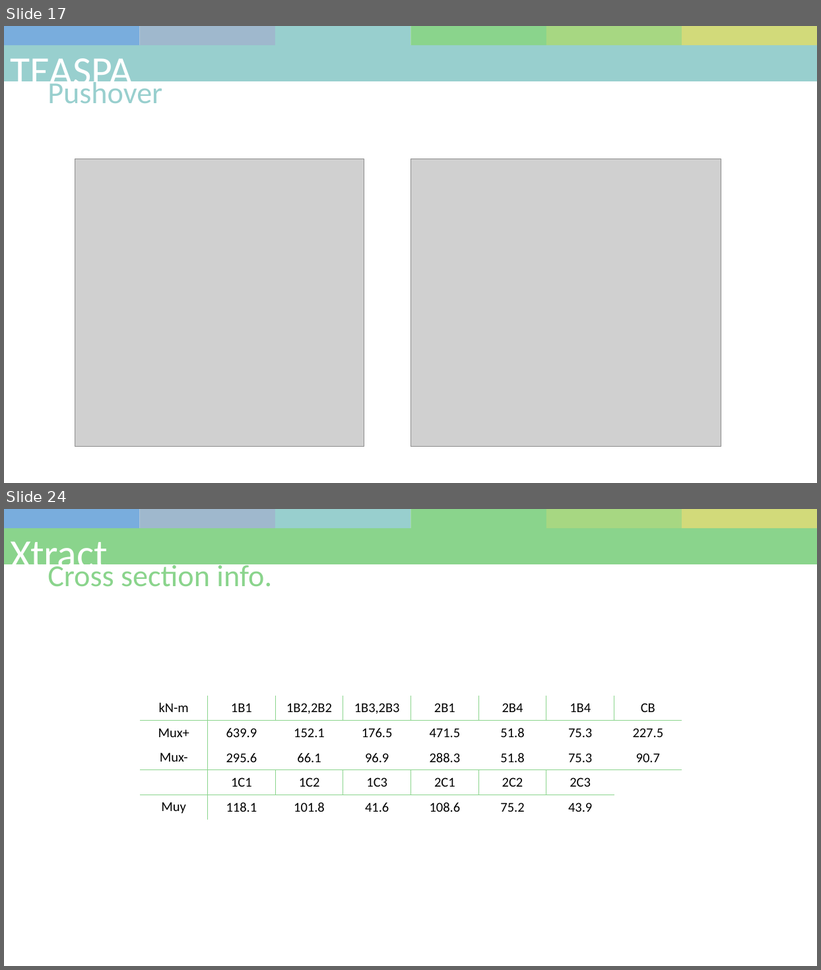
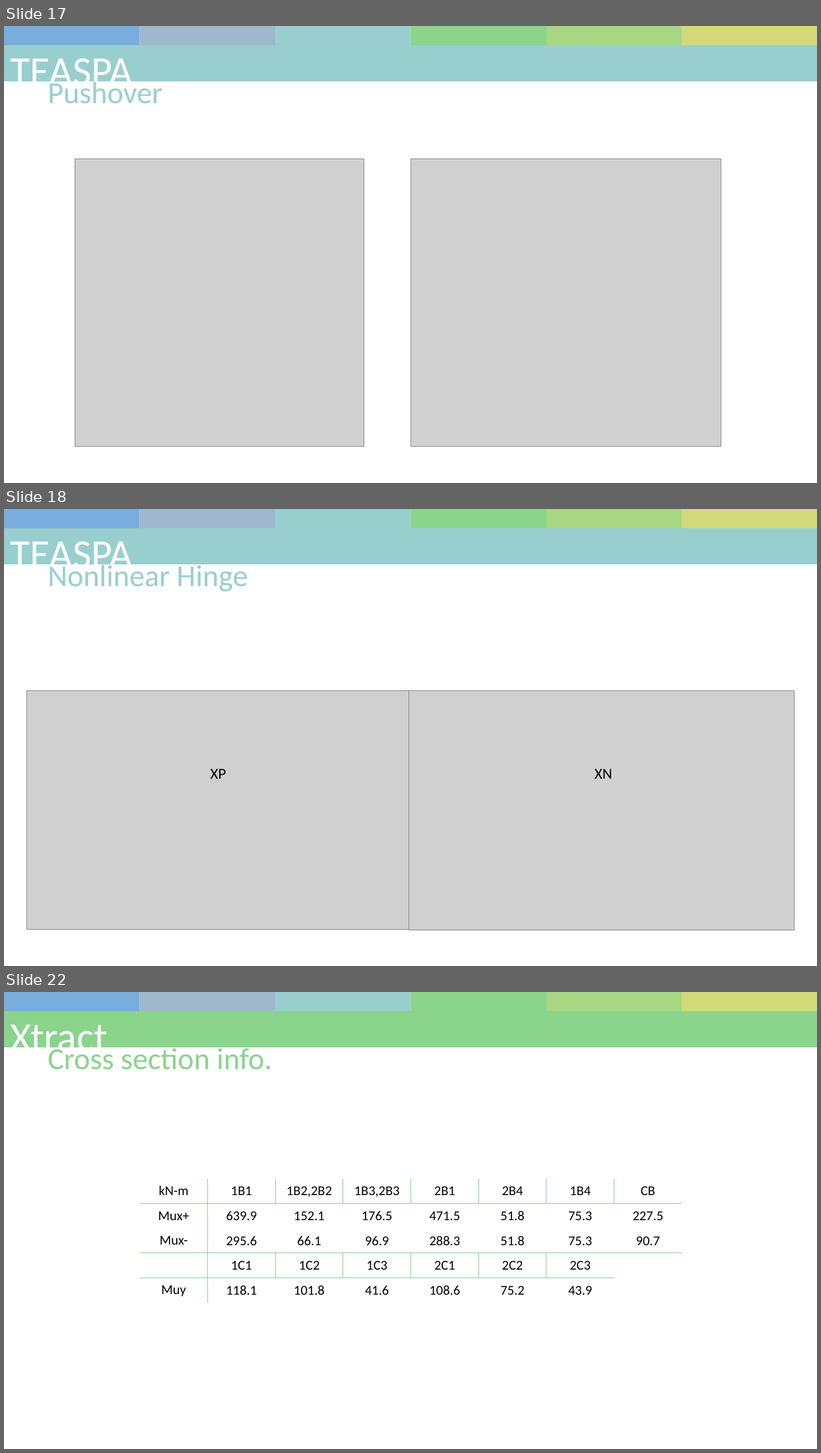
Before and after one commit to skyran1278/matlab, a slide deck: 10-pa/project/20190102.pptx. Shown one above the other, each under a label of ours: slides 17 and 24 before the commit, slides 17, 18 and 22 after it; the slides between them are not shown. The pictures are 821x970 and 821x1453 pixels, drawn with LibreOffice and Linux fonts; fonts in the diff are those of the drawing; grey boxes stand for pictures. Boxes give left, top, right and bottom in pixels: in the first picture for what was removed or moved away, otherwise in the second. Text is boxed around its words. In the diff, an @@ line names an element or a change of style, - is before the commit and + after.

Commit message:
ppt

```diff
--- a/10-pa/project/20190102.pptx
+++ b/10-pa/project/20190102.pptx
@@ slide 18 added at (x1=4, y1=509, x2=817, y2=966), background #FFFFFF @@
@@ rectangle added at (x1=4, y1=528, x2=817, y2=564), fill #98CFCE @@
@@ rectangle added at (x1=4, y1=509, x2=139, y2=528), fill #79ADDD @@
@@ rectangle added at (x1=139, y1=509, x2=275, y2=528), fill #9FB8CD @@
@@ rectangle added at (x1=275, y1=509, x2=411, y2=528), fill #98CFCE @@
@@ rectangle added at (x1=411, y1=509, x2=547, y2=528), fill #8AD48C @@
@@ rectangle added at (x1=547, y1=509, x2=682, y2=528), fill #A7D782 @@
@@ rectangle added at (x1=682, y1=509, x2=817, y2=528), fill #D2DA7A @@
@@ text added at (x1=10, y1=541, x2=133, y2=578), 48 pt, text #FFFFFF @@
+TEASPA
@@ text added at (x1=48, y1=561, x2=248, y2=591), 36 pt, text #98CFCE @@
+Nonlinear Hinge
@@ picture added at (x1=26, y1=691, x2=411, y2=929) @@
@@ picture added at (x1=409, y1=691, x2=795, y2=931) @@
@@ text added at (x1=211, y1=769, x2=226, y2=779), 18 pt, text #000000 @@
+XP
@@ text added at (x1=595, y1=769, x2=613, y2=779), 18 pt, text #000000 @@
+XN
@@ what was slide 24 is now slide 22 @@
```
Also in this commit, not shown: 1 slide changed, 2 other slides added, 5 slides removed, 1 other file.
